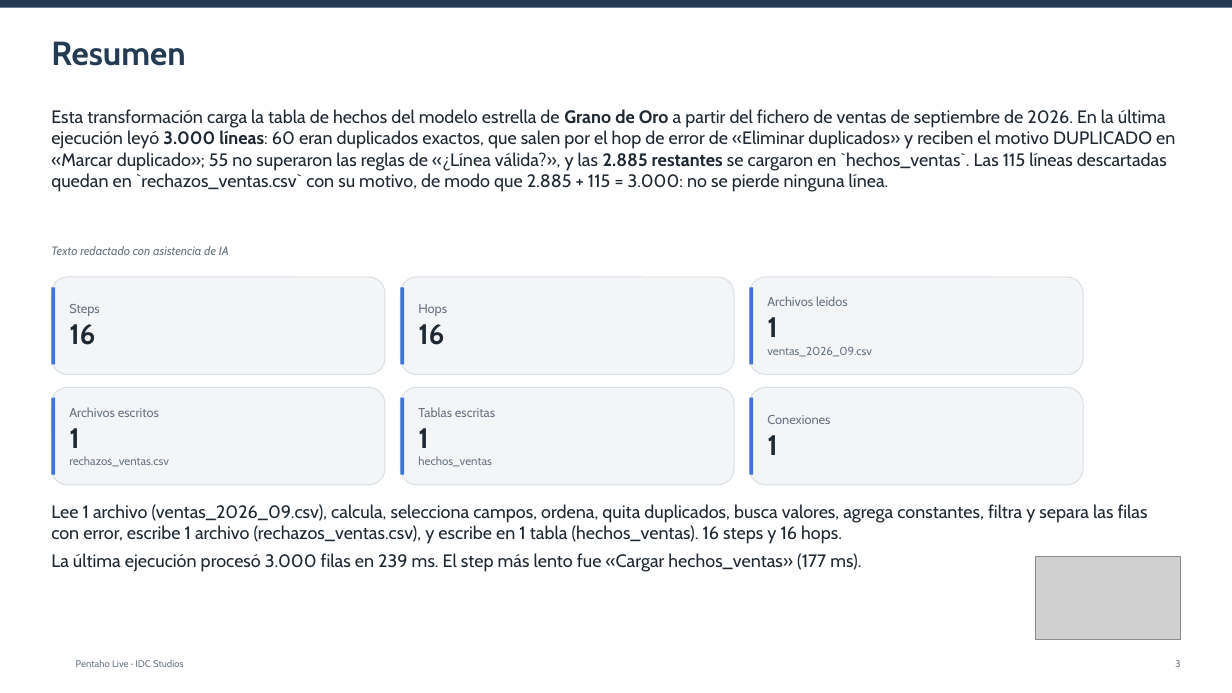
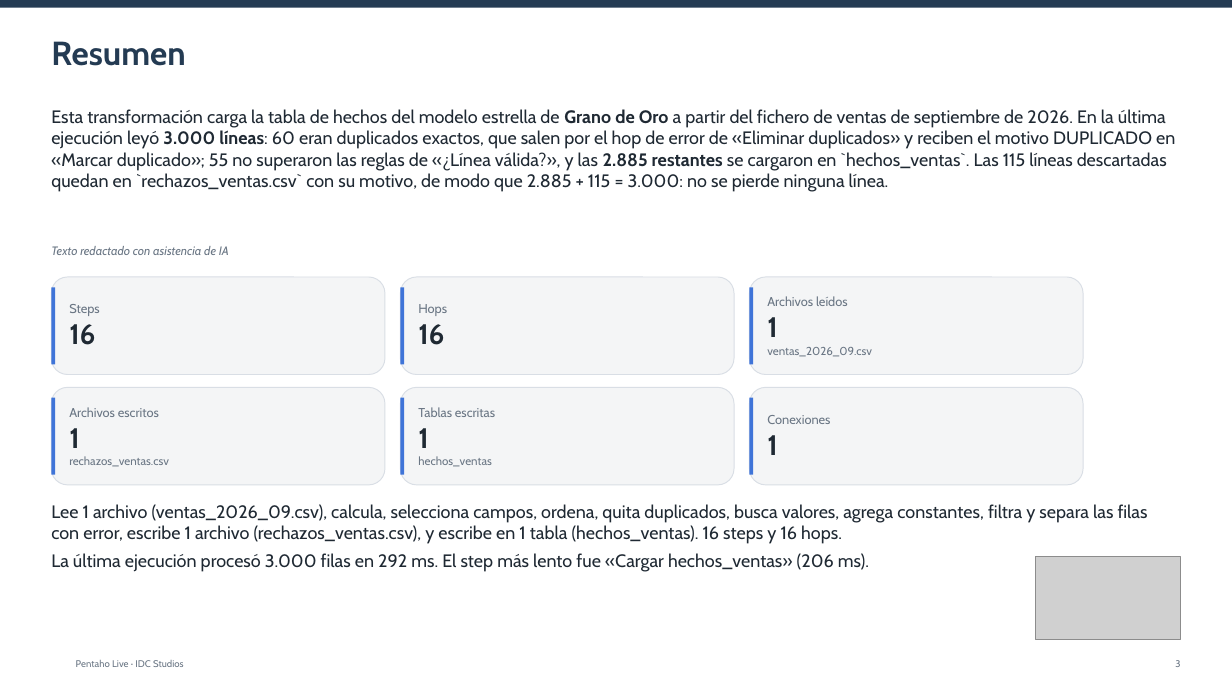
Before and after one commit to IvI2511/pentaho-mcp, a slide deck: slide 3 of ejemplo/informes/04_hechos_ventas.pptx. Drawn at 1232x693 pixels with LibreOffice and Linux fonts; fonts in the diff are those of the drawing; grey boxes stand for pictures; background and template pictures are left out. Boxes give left, top, right and bottom in pixels: in the first picture for what was removed or moved away, otherwise in the second. Text is boxed around its words. In the diff, an @@ line names an element or a change of style, - is before the commit and + after.

```diff
--- a/ejemplo/informes/04_hechos_ventas.pptx
+++ b/ejemplo/informes/04_hechos_ventas.pptx
@@ text at (51, 553, 869, 572): text changed @@
-La última ejecución procesó 3.000 filas en 239 ms. El step más lento fue «Cargar hechos_ventas» (177 ms).
+La última ejecución procesó 3.000 filas en 292 ms. El step más lento fue «Cargar hechos_ventas» (206 ms).
```
Also in this commit, not shown: 17 other slides changed, 2 slides added, 16 slides removed, 30 other files.
